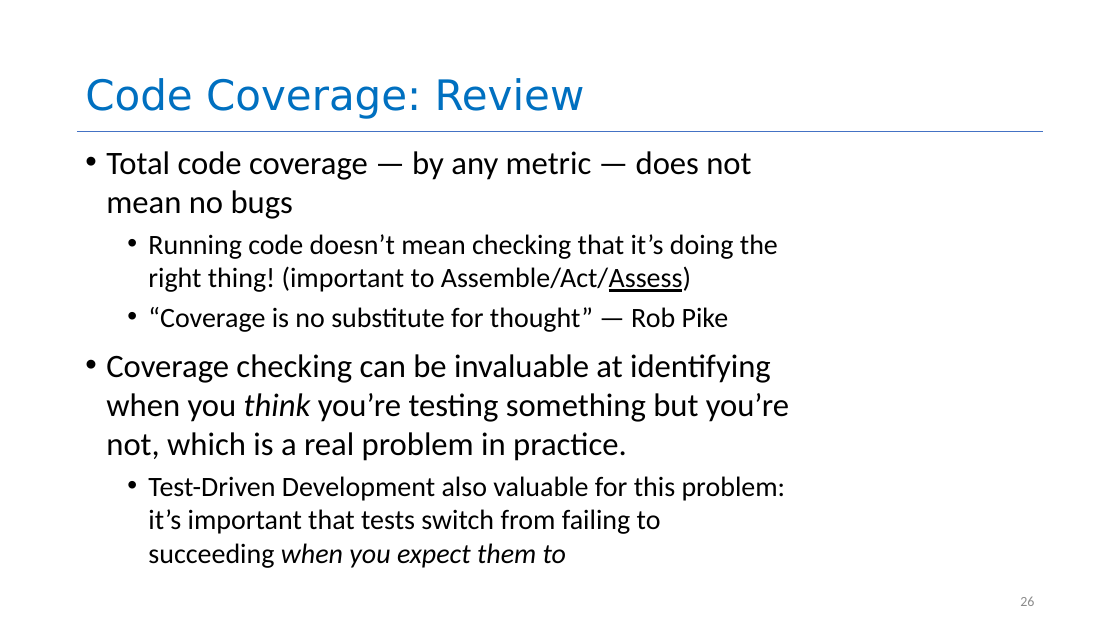
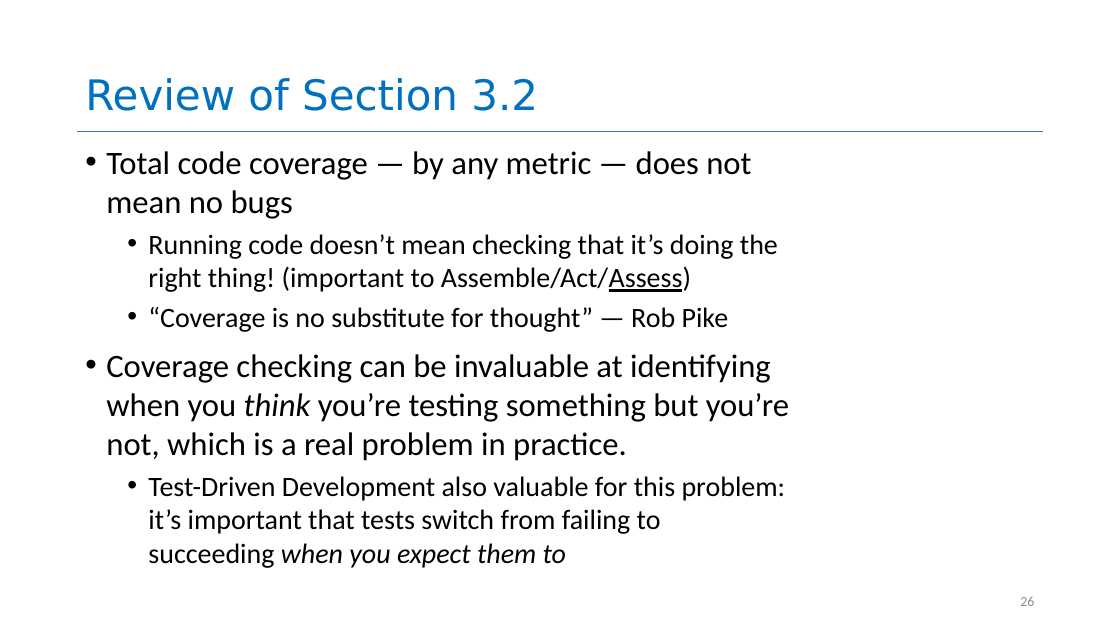
Before and after one commit to neu-se/CS4530-Fall-2026, a slide deck: slide 26 of Slides/Module 03 Unit Testing.pptx. Drawn at 1120x630 pixels with LibreOffice and Linux fonts; fonts in the diff are those of the drawing. Boxes give left, top, right and bottom in pixels: in the first picture for what was removed or moved away, otherwise in the second. Text is boxed around its words. In the diff, an @@ line names an element or a change of style, - is before the commit and + after.

```diff
--- a/Slides/Module 03 Unit Testing.pptx
+++ b/Slides/Module 03 Unit Testing.pptx
@@ title at box(85, 78, 538, 111): text changed @@
-Code Coverage: Review
+Review of Section 3.2
```
Also in this commit, not shown: 7 other slides changed, 1 other file.
